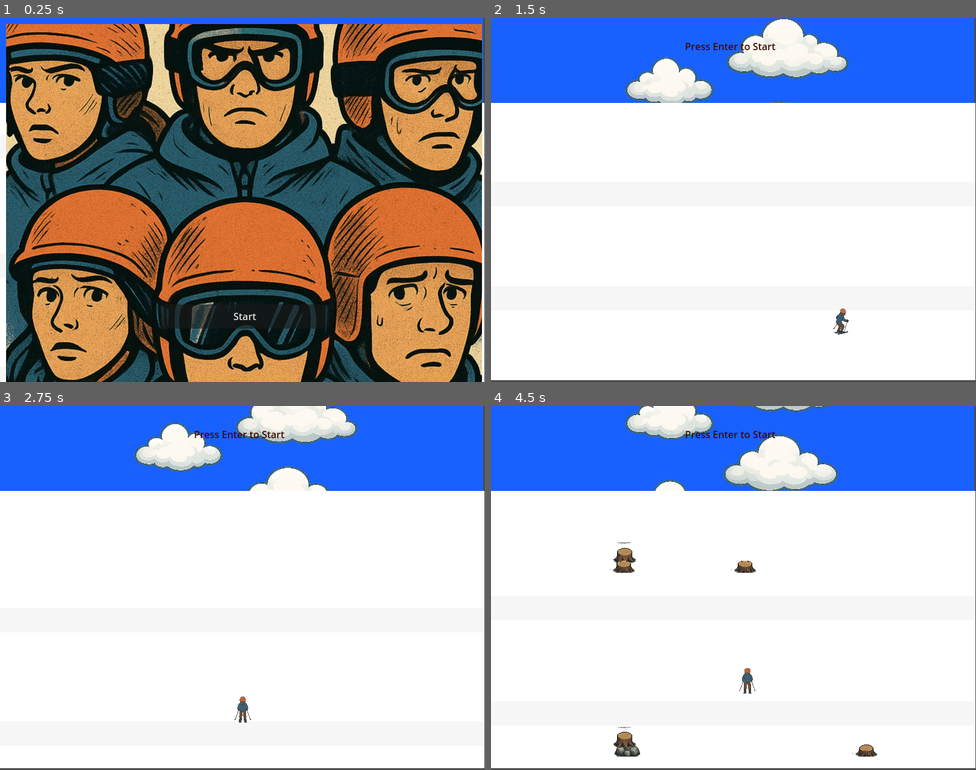
Above: before the commit, frames 1-4 (two rows, left to right).
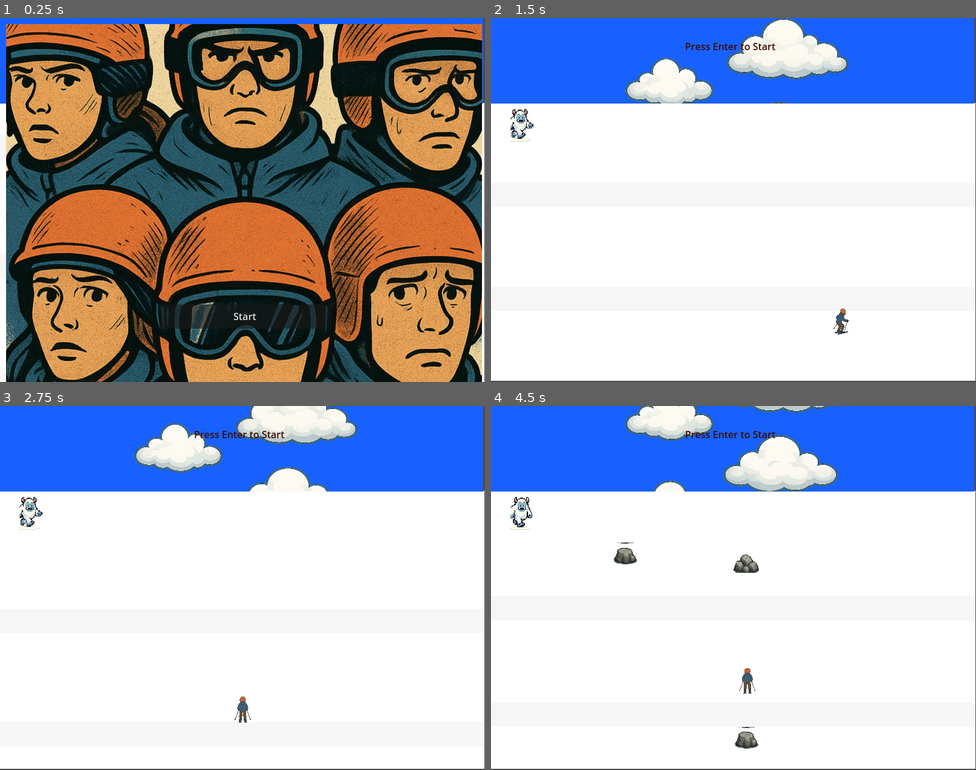
Above: after the commit, the same moments.

Repository: sattua/Xgame
Game: Godot game, scene res://scenes/main.tscn
Two runs of this game, one before a commit and one after it. Both use one fixed random seed, a clock stepped at 60 frames per second and the inputs below.
Inputs:
- Up to frame 1 (0.25 s): no input
- Up to frame 2 (1.5 s): click "Start" at 0.5 s; tap Enter (ui_accept) at 1.25 s; hold D (move_right) from 1.28 s (still down); hold Enter (ui_accept) from 1.28 s (still down)
- Up to frame 3 (2.75 s): tap Up (jump) at 1.52, 1.55, 1.82, 2.1, 2.27, 2.57 s; release D (move_right) at 2.03 s; release Enter (ui_accept) at 2.03 s; hold Left (move_left) from 2.03 s (still down); tap Enter (ui_accept) at 2.3 s
- Up to frame 4 (4.5 s): tap Enter (ui_accept) at 2.75, 3.6, 4.25 s; release Left (move_left) at 2.78 s; hold Enter (ui_accept) 2.78-3.53 s; hold D (move_right) 2.78-4.28 s; tap Up (jump) at 3.05, 3.77, 4.07 s; hold Left (move_left) from 4.28 s (still down); hold Up (jump) from 4.28 s (still down)

The runs differ from the first frame. In frame 1, less than 0.1% of the frame differs, in the area x 0-100%, y 23-24%; in frame 2, 1.1%; in frame 3, 1.1%; in frame 4, 2.0%, in the area x 0-100%, y 0-100%.

Commit message:
routes

Diff:
--- a/scenes/Background.tscn
+++ b/scenes/Background.tscn
@@ -1,6 +1,6 @@
 [gd_scene load_steps=3 format=3 uid="uid://chl37jn5e0qul"]
 
-[ext_resource type="Script" uid="uid://2inv1hxgtumw" path="res://scripts/background.gd" id="1_274mx"]
+[ext_resource type="Script" uid="uid://2inv1hxgtumw" path="res://scripts/Background.gd" id="1_274mx"]
 [ext_resource type="Texture2D" uid="uid://bu2o4v420w7sm" path="res://assets/sprites/nubes.png" id="2_nou1y"]
 
 [node name="Background" type="Node2D"]
@@ -44,12 +44,14 @@
 color = Color(0.964742, 0.964742, 0.964742, 1)
 
 [node name="speadline2" type="ColorRect" parent="Ground"]
+layout_mode = 0
 offset_top = 138.0
 offset_right = 799.0
 offset_bottom = 178.0
 color = Color(0.964742, 0.964742, 0.964742, 1)
 
 [node name="speadline3" type="ColorRect" parent="Ground"]
+layout_mode = 0
 offset_top = 325.0
 offset_right = 799.0
 offset_bottom = 365.0
--- /dev/null
+++ b/scenes/BossYeti.tscn
@@ -0,0 +1,35 @@
+[gd_scene load_steps=6 format=3 uid="uid://60pq0fv7bm0f"]
+
+[ext_resource type="Script" uid="uid://f8ne85enis5r" path="res://scripts/BossYeti.gd" id="1_1rjyt"]
+[ext_resource type="Texture2D" uid="uid://dwas7akfb5smn" path="res://assets/sprites/yetisprite.png" id="1_ht85a"]
+
+[sub_resource type="AtlasTexture" id="AtlasTexture_ht85a"]
+atlas = ExtResource("1_ht85a")
+region = Rect2(0, 0, 444, 1024)
+
+[sub_resource type="AtlasTexture" id="AtlasTexture_1rjyt"]
+atlas = ExtResource("1_ht85a")
+region = Rect2(497, 0, 444, 1024)
+
+[sub_resource type="SpriteFrames" id="SpriteFrames_xkffg"]
+animations = [{
+"frames": [{
+"duration": 1.0,
+"texture": SubResource("AtlasTexture_ht85a")
+}, {
+"duration": 1.0,
+"texture": SubResource("AtlasTexture_1rjyt")
+}],
+"loop": true,
+"name": &"walk",
+"speed": 5.0
+}]
+
+[node name="BossYeti" type="Node2D"]
+script = ExtResource("1_1rjyt")
+
+[node name="BossSprite" type="AnimatedSprite2D" parent="."]
+position = Vector2(54, 167)
+scale = Vector2(0.1, 0.1)
+sprite_frames = SubResource("SpriteFrames_xkffg")
+animation = &"walk"
--- a/scenes/main.tscn
+++ b/scenes/main.tscn
@@ -1,8 +1,9 @@
-[gd_scene load_steps=22 format=3 uid="uid://cd8rifdbfae7w"]
+[gd_scene load_steps=23 format=3 uid="uid://cd8rifdbfae7w"]
 
 [ext_resource type="Script" uid="uid://ovjf520bwdop" path="res://scripts/Main.gd" id="1_jyhfs"]
 [ext_resource type="Texture2D" uid="uid://ha3vc27caxhm" path="res://assets/sprites/sprite.png" id="2_tbgi4"]
 [ext_resource type="PackedScene" uid="uid://chl37jn5e0qul" path="res://scenes/Background.tscn" id="2_tefeu"]
+[ext_resource type="Script" uid="uid://cymyyhokpevc" path="res://scripts/BossManager.gd" id="3_o6xl0"]
 [ext_resource type="Script" uid="uid://bxe8nwluwnkas" path="res://scripts/Skier.gd" id="3_tefeu"]
 [ext_resource type="AudioStream" uid="uid://bl0vkvro7hciy" path="res://assets/sounds/skionsnow.wav" id="4_o6xl0"]
 
@@ -148,6 +149,10 @@
 script = ExtResource("1_jyhfs")
 
 [node name="Background" parent="." instance=ExtResource("2_tefeu")]
+position = Vector2(0, 1)
+
+[node name="BossManager" type="Node2D" parent="."]
+script = ExtResource("3_o6xl0")
 
 [node name="Skier" type="AnimatedSprite2D" parent="."]
 position = Vector2(400, 500)
@@ -161,6 +166,7 @@
 volume_db = -17.802
 
 [node name="ObstacleContainer" type="Node2D" parent="."]
+position = Vector2(-4, 0)
 
 [node name="MainMessageLabel" type="Label" parent="."]
 offset_left = 256.0
--- /dev/null
+++ b/scripts/BossManager.gd
@@ -0,0 +1,33 @@
+extends Node2D
+
+var current_boss: Node2D = null
+
+# Preload the boss scenes you might use
+const BOSS_YETI := preload("res://scenes/BossYeti.tscn")
+# const BOSS_DRAGON := preload("res://scenes/BossDragon.tscn")  # For future bosses
+
+func spawn_boss(name: String, position: Vector2):
+	# Remove current boss if any
+	if current_boss:
+		current_boss.queue_free()
+		current_boss = null
+
+	# Choose which boss to load
+	var boss_scene: PackedScene
+	match name:
+		"yeti":
+			boss_scene = BOSS_YETI
+		# "dragon":
+		# 	boss_scene = BOSS_DRAGON
+		_:
+			print("Unknown boss type: ", name)
+			return
+
+	# Instantiate and add new boss
+	current_boss = boss_scene.instantiate()
+	add_child(current_boss)
+	current_boss.position = position
+
+	# Optionally start boss logic
+	if current_boss.has_method("start"):
+		current_boss.start()
--- /dev/null
+++ b/scripts/BossYeti.gd
@@ -0,0 +1,16 @@
+extends Node2D
+
+@onready var animation = $BossSprite
+
+const SPEED = 60.0
+func _ready():
+	animation.z_index = 10
+	animation.play("walk")
+
+func show_yeti():
+	animation.visible = true
+	animation.play("walk")
+
+func hide_yeti():
+	animation.visible = false
+	animation.stop()
--- a/scripts/Main.gd
+++ b/scripts/Main.gd
@@ -2,39 +2,49 @@
 
 @onready var ObstacleScene = preload("res://scenes/Obstacle.tscn")
 @onready var MainMenuScene = preload("res://scenes/MainMenu.tscn")
+@onready var BackgroundScene = preload("res://scenes/Background.tscn")
+
+const IMG_SIZE := 495 #duplicated from obstacles.gd
+const SPRITE_SIZE := Vector2(IMG_SIZE, IMG_SIZE) #duplicated from obstacles.gd
+
 var MainMenuInstance: Control
 @onready var ObstacleContainer = $ObstacleContainer
 @onready var Skier = $Skier
 @onready var MainMessageLabel = $MainMessageLabel
 @onready var Ground = $Background/Ground
 
+var Routes = load("res://scripts/Routes.gd").new()
+@onready var route_data = Routes.ROUTES["basic_route"]
+
+var spawn_index = 0
+var time_elapsed = 0.0
+
 enum GameState { START, PLAYING, GAME_OVER, IN_MENU }
+var state = GameState.START
 
-var state = GameState.START
 const LANE_POSITIONS = [200.0, 400.0, 600.0]
 const OBSTACLE_SPAWN_INTERVAL := 1.5
 const COLLISION_DISTANCE := 20.0
 const DIFFICULTY := 3
 var spawn_timer := 0.0
-@onready var BackgroundScene = preload("res://scenes/Background.tscn")
+
 var background_instance
+var current_boss: Node2D = null
 
 func _ready():
 	MainMenuInstance = MainMenuScene.instantiate()
 	add_child(MainMenuInstance)
 
 	background_instance = BackgroundScene.instantiate()
-	add_child(background_instance)  # add as first child to keep behind everything
-	move_child(background_instance, 0)  # ensure it's the first = behind all
+	add_child(background_instance)
+	move_child(background_instance, 0)
 
 	MainMenuInstance.start_game.connect(on_start_game_from_menu)
-
 	_setGameMode(Node.PROCESS_MODE_WHEN_PAUSED)
 	randomize()
 
 func on_start_game_from_menu():
 	MainMenuInstance.hide()
-	#$MenuMusic.stop()
 	state = GameState.START
 	MainMessageLabel.text = "Press Enter to Start"
 	MainMessageLabel.show()
@@ -44,7 +54,6 @@
 	Skier.set_process_mode(mode)
 	ObstacleContainer.set_process_mode(mode)
 	get_tree().paused = Node.PROCESS_MODE_WHEN_PAUSED == mode
-
 
 func _input(event):
 	if event.is_action_pressed("ui_accept"):
@@ -57,34 +66,35 @@
 	if state != GameState.PLAYING:
 		return
 
-	if event.is_action_pressed("move_left"): # this si the inputs mapped
+	if event.is_action_pressed("move_left"):
 		Skier.move_left()
 	elif event.is_action_pressed("move_right"):
 		Skier.move_right()
 	elif event.is_action_pressed("jump"):
 		$Skier/SkiSound.stop()
 		Skier.jump()
-		$Skier/SkiSound.play() # TODO this is not working
-
+		$Skier/SkiSound.play()
 
 func start_game():
 	state = GameState.PLAYING
 	$Skier/SkiSound.play()
+	init_boss()
 	_setGameMode(Node.PROCESS_MODE_ALWAYS)
 	MainMenuInstance.hide()
 	spawn_timer = 0.0
 	print("✅ Start Game")
 
+func init_boss():
+	$BossManager.spawn_boss("yeti", Vector2(0, Ground.size.y))
+
 func game_over():
 	$Skier/SkiSound.stop()
 	$Background.stop_background()
-
 	state = GameState.GAME_OVER
 	_setGameMode(Node.PROCESS_MODE_WHEN_PAUSED)
 	MainMessageLabel.text = "💀 Game Over! Press Enter to Restart"
 	MainMessageLabel.show()
 	print("❌ Game Over")
-	# Stop all obstacle movement
 	for obstacle in ObstacleContainer.get_children():
 		obstacle.set_process(false)
 
@@ -99,17 +109,29 @@
 	spawn_timer += delta
 	if spawn_timer >= OBSTACLE_SPAWN_INTERVAL:
 		spawn_timer = 0.0
-		spawn_obstacle(DIFFICULTY)
+		spawn_route_obstacles()
 
 	for obstacle in ObstacleContainer.get_children():
-		var obstacle_pos = obstacle.position # collition Areay
+		var obstacle_pos = obstacle.position
 		if obstacle_pos.distance_to(Skier.position) < COLLISION_DISTANCE:
 			if not Skier.is_jumping:
 				game_over()
 
-func spawn_obstacle(difficulty: int):
-	for i in range(difficulty):
-		var obstacle = ObstacleScene.instantiate()
-		var lane_x = LANE_POSITIONS[randi() % 3]
-		obstacle.position = Vector2(lane_x, Ground.position.y) # sky heigth
-		ObstacleContainer.add_child(obstacle)
+# spawn obstacles based on route data
+func spawn_route_obstacles():
+	if spawn_index >= route_data.size():
+		return
+
+	var obstacle_row = route_data[spawn_index]
+
+	for lane in 3:
+		var key = "line%d" % (lane + 1)
+		var obstacle_type = obstacle_row.get(key, "")
+		if obstacle_type != "":
+			var obs = ObstacleScene.instantiate()
+			obs.obstacle_type = obstacle_type
+			obs.variant = 1  # optionally randomize later
+			obs.position = Vector2(LANE_POSITIONS[lane], Ground.position.y)
+			ObstacleContainer.add_child(obs)
+
+	spawn_index += 1
--- a/scripts/Obstacle.gd
+++ b/scripts/Obstacle.gd
@@ -1,10 +1,13 @@
 extends Node2D
 
 const SPEED := 200.0
-const IMG_SIZE :=495
+const IMG_SIZE := 495
 const SPRITE_SIZE := Vector2(IMG_SIZE, IMG_SIZE)
 
 @onready var sprite = $Sprite2D
+
+var obstacle_type: String = "rock"  # "rock" or "trunk"
+var variant: int = 1                # 1 or 2
 
 func _ready():
 	sprite.texture = preload("res://assets/sprites/osbtables.png")
@@ -14,14 +17,15 @@
 	sprite.z_as_relative = false
 	sprite.modulate = Color(1, 1, 1, 1)
 	sprite.scale = Vector2(0.1, 0.1)
-	var sprite_positions = [
-		Vector2(0, 0),
-		Vector2(IMG_SIZE, 0),
-		Vector2(0, IMG_SIZE),
-		Vector2(IMG_SIZE, IMG_SIZE)
-	]
 
-	var choice: Vector2 = sprite_positions[int(randi() % sprite_positions.size())]
+	var sprite_positions = {
+		"rock": [Vector2(0, 0), Vector2(IMG_SIZE, 0)],
+		"trunk": [Vector2(0, IMG_SIZE), Vector2(IMG_SIZE, IMG_SIZE)],
+	}
+
+	var frames = sprite_positions.get(obstacle_type, [Vector2.ZERO])
+	var choice = frames[clamp(variant - 1, 0, frames.size() - 1)]
+
 	sprite.region_rect = Rect2(choice, SPRITE_SIZE)
 
 func _process(delta):
--- /dev/null
+++ b/scripts/Routes.gd
@@ -0,0 +1,13 @@
+extends Node
+
+const ROUTES = {
+	"basic_route": [
+		{"line1":"","line2":"trunk","line3":""},
+		{"line1":"trunk","line2":"rock","line3":""},
+		{"line1":"","line2":"trunk","line3":"rock"},
+		{"line1":"trunk","line2":"trunk","line3":"rock"},
+		{"line1":"trunk","line2":"trunk","line3":"rock"},
+		{"line1":"trunk","line2":"trunk","line3":"rock"},
+		{"line1":"trunk","line2":"","line3":"rock"},
+	]
+}
Binary file added: assets/sprites/yetisprite.png
Not shown, added: assets/sprites/yetisprite.png.import
Renamed: scripts/background.gd -> scripts/Background.gd
Renamed: scripts/background.gd.uid -> scripts/Background.gd.uid
Not shown, added: scripts/BossManager.gd.uid
Not shown, added: scripts/BossYeti.gd.uid
Not shown, added: scripts/Routes.gd.uid
